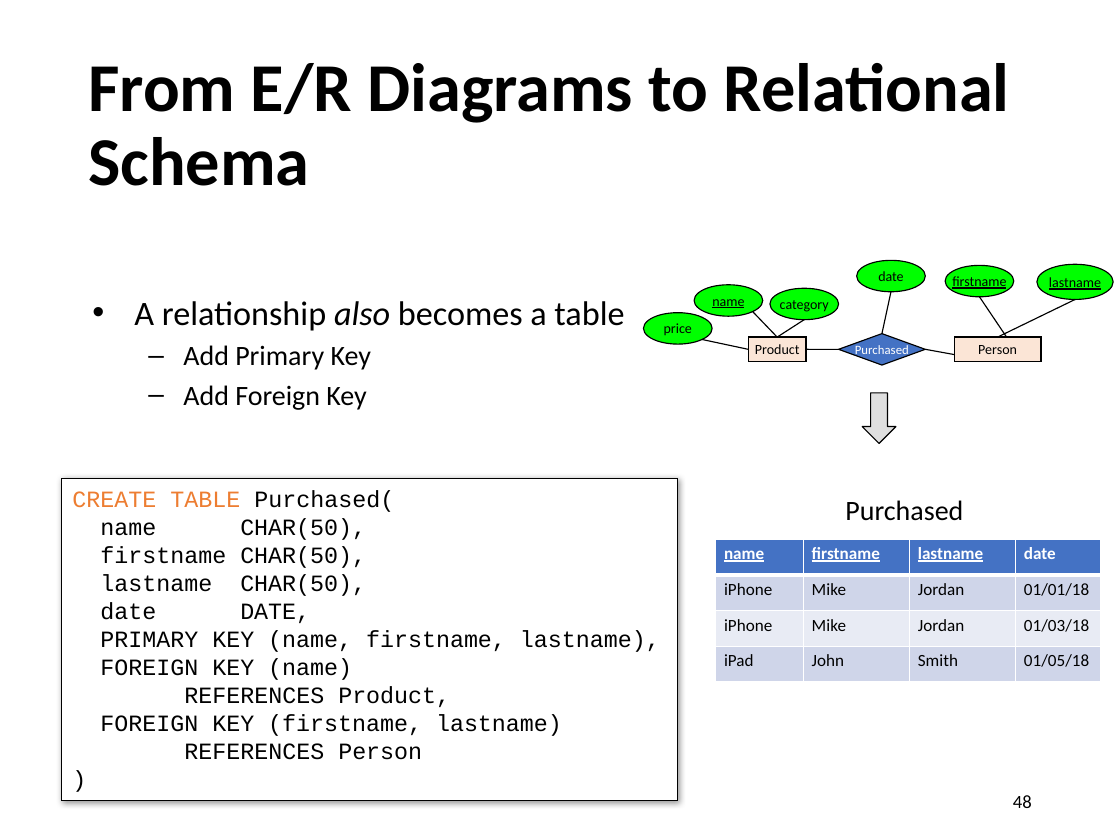
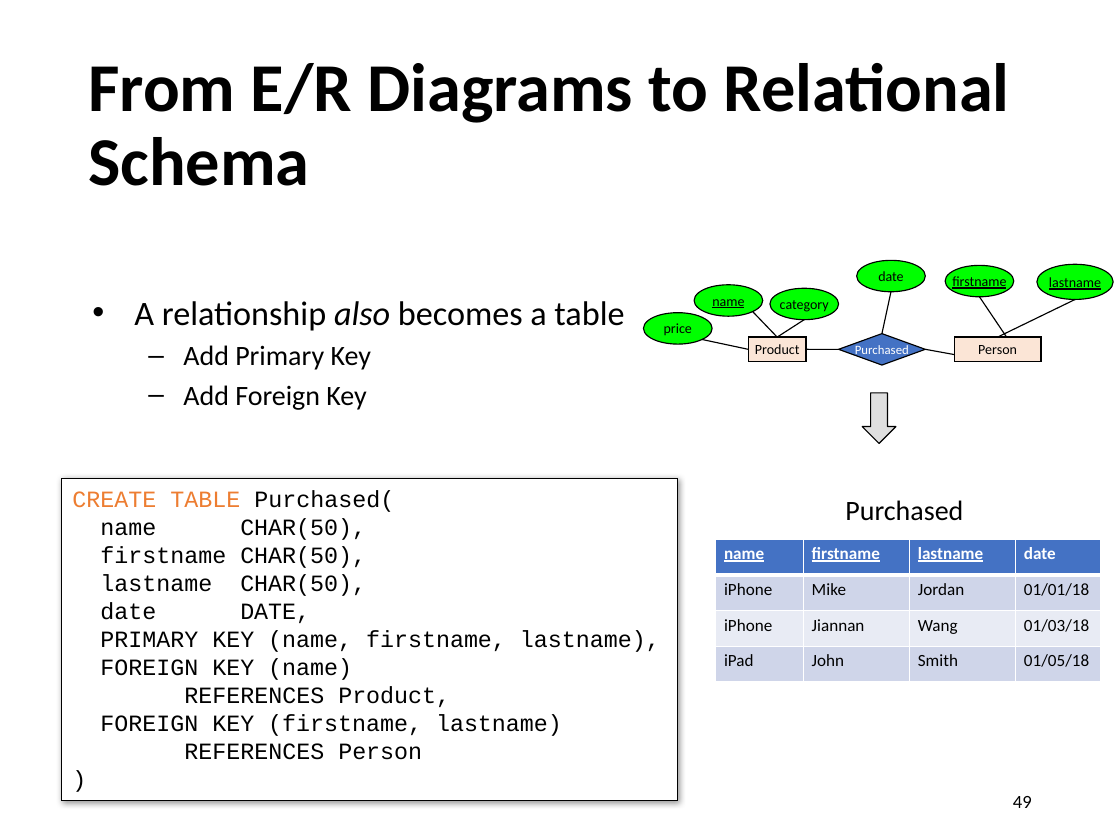
Before and after one commit to sfu-db/cmpt354, a slide deck: slide 49 of Lectures/lec8-er-model.pptx (slide 48 before the commit). Drawn at 1120x840 pixels with LibreOffice and Linux fonts; fonts in the diff are those of the drawing. Boxes give left, top, right and bottom in pixels: in the first picture for what was removed or moved away, otherwise in the second. Text is boxed around its words. In the diff, an @@ line names an element or a change of style, - is before the commit and + after.

```diff
--- a/Lectures/lec8-er-model.pptx
+++ b/Lectures/lec8-er-model.pptx
@@ table at (x1=716, y1=539, x2=1101, y2=682) @@
-row 3, column 2: Mike
+row 3, column 2: Jiannan
-row 3, column 3: Jordan
+row 3, column 3: Wang
@@ page number at (x1=1013, y1=796, x2=1032, y2=808): text changed @@
-48
+49
```
Also in this commit, not shown: 6 other slides changed, 1 slide added, 5 other files.
